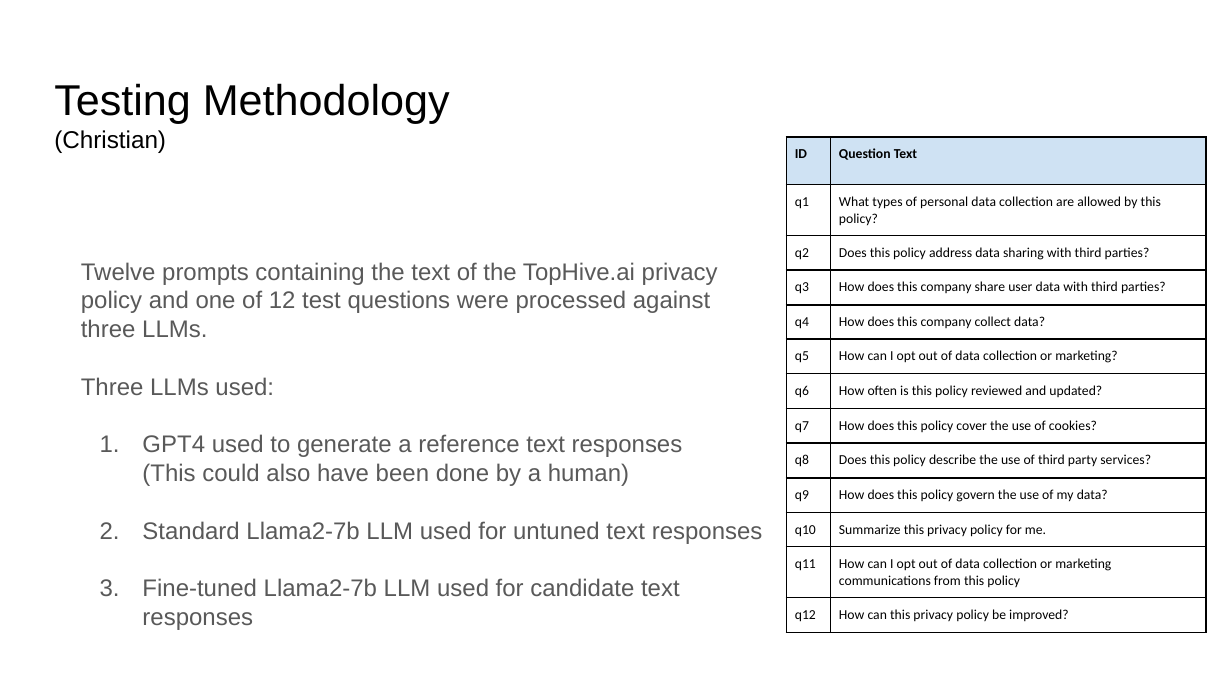
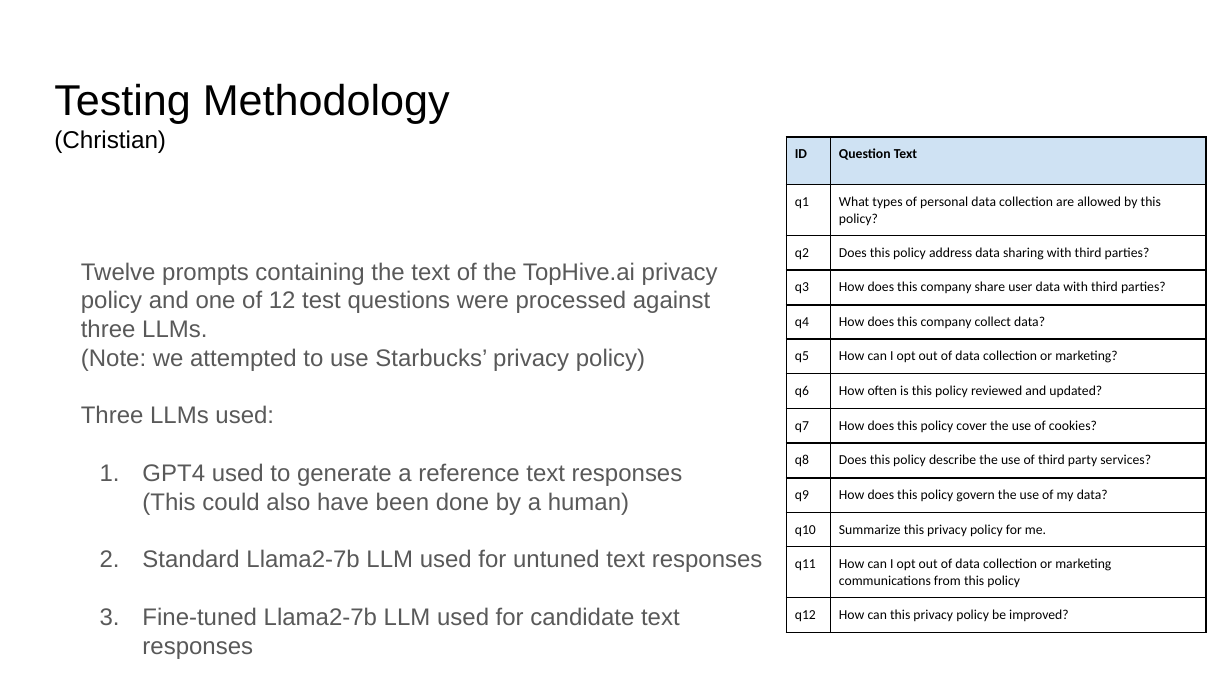
Before and after one commit to ChrisPuzzo/Llama-2-7b-Privacy-Policies, a slide deck: slide 7 of docs/Fine-tuning LLMs.pptx. Drawn at 1232x693 pixels with LibreOffice and Linux fonts; fonts in the diff are those of the drawing. Boxes give left, top, right and bottom in pixels: in the first picture for what was removed or moved away, otherwise in the second. Text is boxed around its words. In the diff, an @@ line names an element or a change of style, - is before the commit and + after.

Commit message:
Updated testing methods slide

```diff
--- a/docs/Fine-tuning LLMs.pptx
+++ b/docs/Fine-tuning LLMs.pptx
@@ text at <box>81,348,645,371</box>: paragraph added @@
+(Note: we attempted to use Starbucks’ privacy policy)
```
